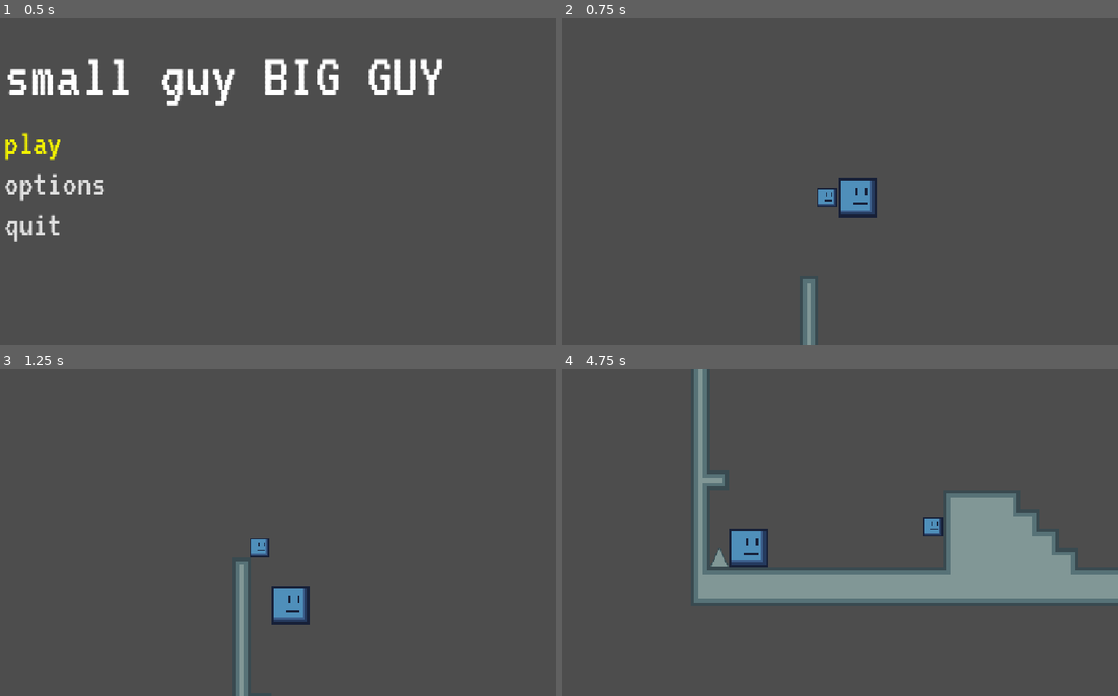
Above: before the commit, frames 1-4 (two rows, left to right).
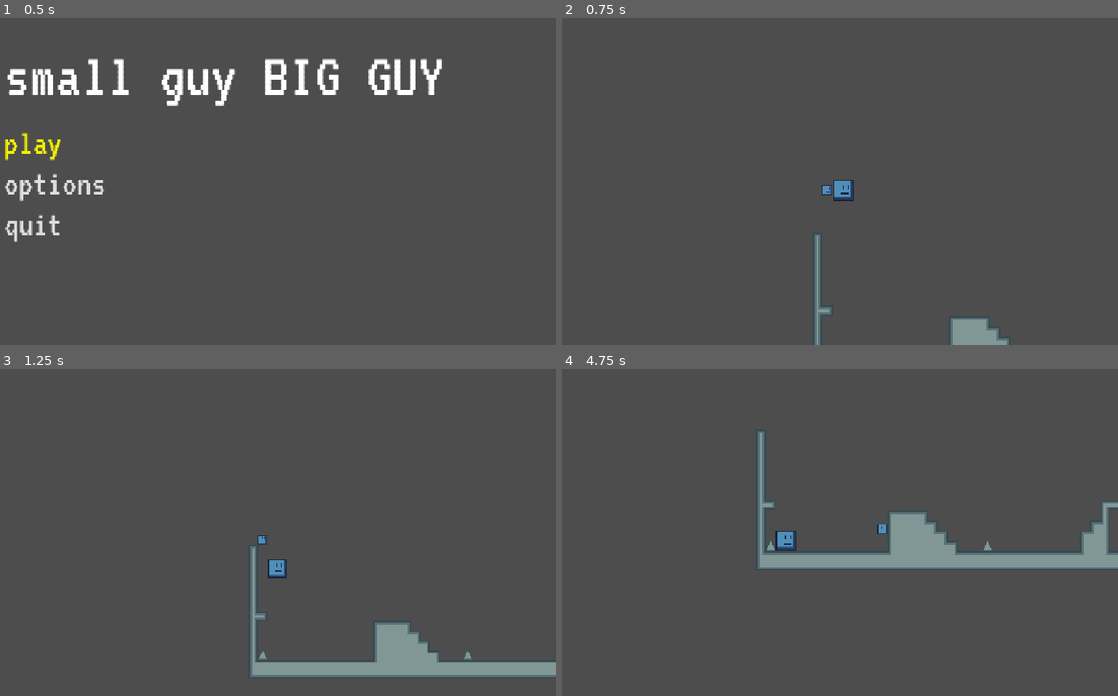
Above: after the commit, the same moments.

Repository: itstntcraft123/small-guy-big-guy
Game: Godot game, scene res://scenes/main_menu.tscn
Two runs of this game, one before a commit and one after it. Both use one fixed random seed, a clock stepped at 60 frames per second and the inputs below.
Inputs (mouse positions are in pixels of both pictures, inside the frame that each line leads up to):
- Up to frame 1 (0.5 s): no input
- Up to frame 2 (0.75 s): click "play" at 0.5 s
- Up to frame 3 (1.25 s): no input
- Up to frame 4 (4.75 s): tap Enter at 1.25 s; move the mouse to (956, 516) at 1.27 s; hold D (small_right) 1.28-2.78 s; tap Alt at 1.35, 2.85, 4.35 s; click (956, 516) at 1.42 s; tap W (small_jump) at 1.52, 2.27, 3.77, 4.52 s; move the mouse to (712, 548) at 2.02 s; tap Shift at 2.1, 3.6 s; move the mouse to (884, 460) at 2.77 s; hold A (small_left) 2.78-3.53 s; move the mouse to (795, 597) at 3.52 s; hold D (small_right) from 3.53 s (still down); click (795, 597) at 3.67 s; move the mouse to (1001, 581) at 4.27 s

Frame 1 is identical in both runs. In frame 2, 2.5% of the frame differs, in the area x 43-81%, y 48-100%; in frame 3, 6.2%; in frame 4, 18%, in the area x 23-100%, y 0-72%.

Commit message:
add auto zooming

Diff:
--- a/scripts/camera.gd
+++ b/scripts/camera.gd
@@ -1,4 +1,7 @@
 extends Camera2D
+
+@export var margin := Vector2(1000, 1000)
+
 
 func _ready() -> void:
 	pass
@@ -6,9 +9,13 @@
 func _process(_delta: float) -> void:
 	pass
 
-func _physics_process(delta: float) -> void:
-	var vector := Vector2.ZERO
-	var players = get_tree().get_nodes_in_group("players")
+func _physics_process(_delta: float) -> void:
+	var players: Array[Node] = get_tree().get_nodes_in_group("players")
+	var rect := Rect2(players[0].global_position, Vector2.ZERO)
 	for player: Player in players:
-		vector += player.global_position
-	global_position = vector / players.size()
+		rect = rect.expand(player.global_position)
+	global_position = rect.get_center()
+	var viewport := get_viewport_rect().size
+	var zoom_amt = minf(viewport.x / (rect.size.x + margin.x), viewport.y / (rect.size.y + margin.y))
+	print(zoom_amt)
+	zoom = Vector2(zoom_amt, zoom_amt)
